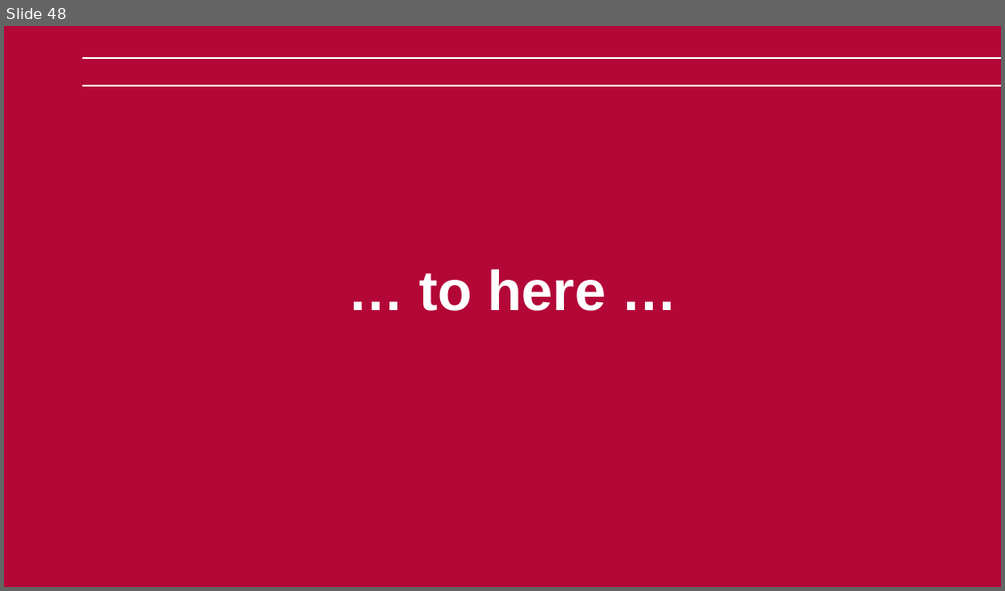
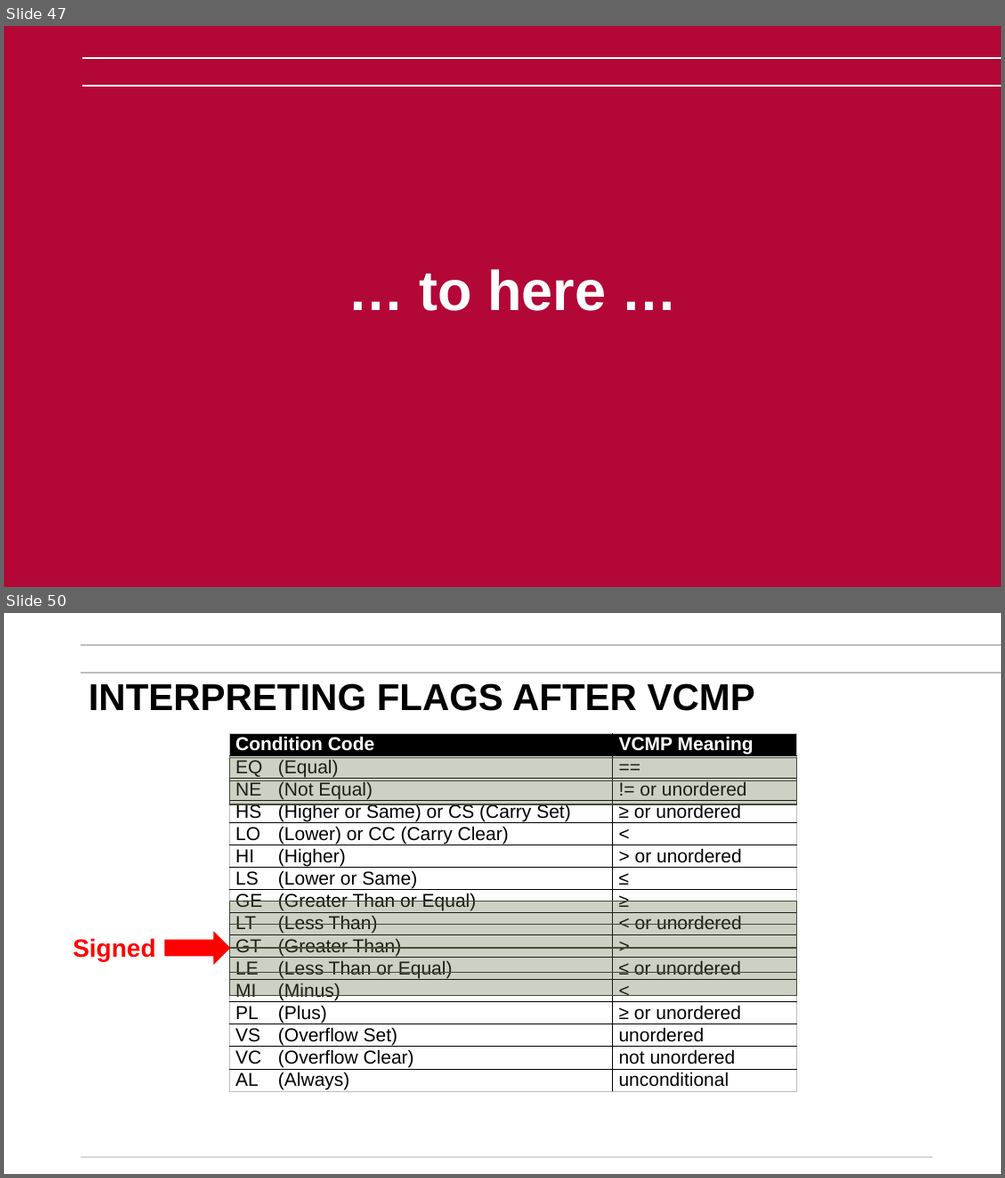
Before and after one commit to mikegrace2/CSEN20-Fall2026-Course-Website, a slide deck: Week08_FloatingPoint/Ch09_Getting Started with Floating Point_V4.pptx. Shown one above the other, each under a label of ours: slide 48 before the commit, slides 47 and 50 after it; the slides between them are not shown. The pictures are 1005x591 and 1005x1178 pixels, drawn with LibreOffice and Linux fonts; fonts in the diff are those of the drawing; background and template pictures are left out. Boxes give left, top, right and bottom in pixels: in the first picture for what was removed or moved away, otherwise in the second. Text is boxed around its words. In the diff, an @@ line names an element or a change of style, - is before the commit and + after.

```diff
--- a/Week08_FloatingPoint/Ch09_Getting Started with Floating Point_V4.pptx
+++ b/Week08_FloatingPoint/Ch09_Getting Started with Floating Point_V4.pptx
@@ slide 50 added at box(4, 613, 1001, 1174), background #FFFFFF @@
@@ line added from (81, 644) to (1001, 644), #BFBFBF 1.5 pt @@
@@ line added from (81, 673) to (1001, 673), #BFBFBF 1.5 pt @@
@@ title added at box(89, 683, 755, 711), 36 pt, text #000000, bold @@
+INTERPRETING FLAGS AFTER VCMP
@@ table added at box(230, 733, 797, 1116), 16 rows, 2 columns @@
+Condition Code | VCMP Meaning
+EQ (Equal) | ==
+NE (Not Equal) | != or unordered
+HS (Higher or Same) or CS (Carry Set) | ≥ or unordered
+LO (Lower) or CC (Carry Clear) | <
+HI (Higher) | > or unordered
+LS (Lower or Same) | ≤
+GE (Greater Than or Equal) | ≥
+LT (Less Than) | < or unordered
+GT (Greater Than) | >
+LE (Less Than or Equal) | ≤ or unordered
+MI (Minus) | <
+PL (Plus) | ≥ or unordered
+VS (Overflow Set) | unordered
+VC (Overflow Clear) | not unordered
+AL (Always) | unconditional
@@ rectangle added at box(230, 757, 797, 780), fill #596641 at 30% opacity, outline #424B30 1 pt @@
@@ rectangle added at box(230, 781, 797, 804), fill #596641 at 30% opacity, outline #424B30 1 pt @@
@@ rectangle added at box(230, 900, 797, 925), fill #596641 at 30% opacity, outline #424B30 1 pt @@
@@ right arrow added at box(165, 933, 230, 964), fill #FF0000, outline #FF0000 1 pt @@
@@ rectangle added at box(230, 925, 797, 948), fill #596641 at 30% opacity, outline #424B30 1 pt @@
@@ text added at box(73, 938, 155, 961), 24 pt, text #FF0000, bold @@
+Signed
@@ rectangle added at box(230, 948, 797, 973), fill #596641 at 30% opacity, outline #424B30 1 pt @@
@@ rectangle added at box(230, 972, 797, 995), fill #596641 at 30% opacity, outline #424B30 1 pt @@
@@ line added from (81, 1158) to (933, 1158), #D9D9D9 1.5 pt @@
@@ what was slide 48 is now slide 47 @@
```
Also in this commit, not shown: 17 other slides added.
